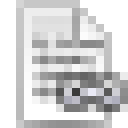
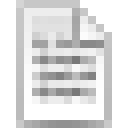
Layer changes from the first w=128, h=128 image to the second:
hid "Layer 4" over [56, 72, 128, 112]
